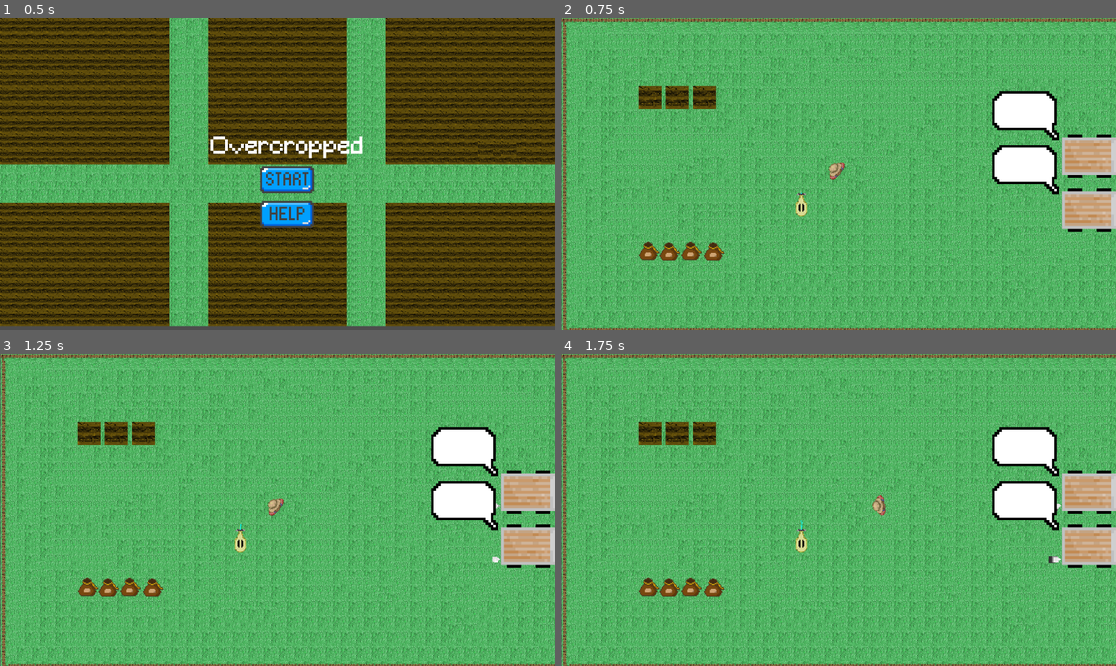
Above: before the commit, frames 1-4 (two rows, left to right).
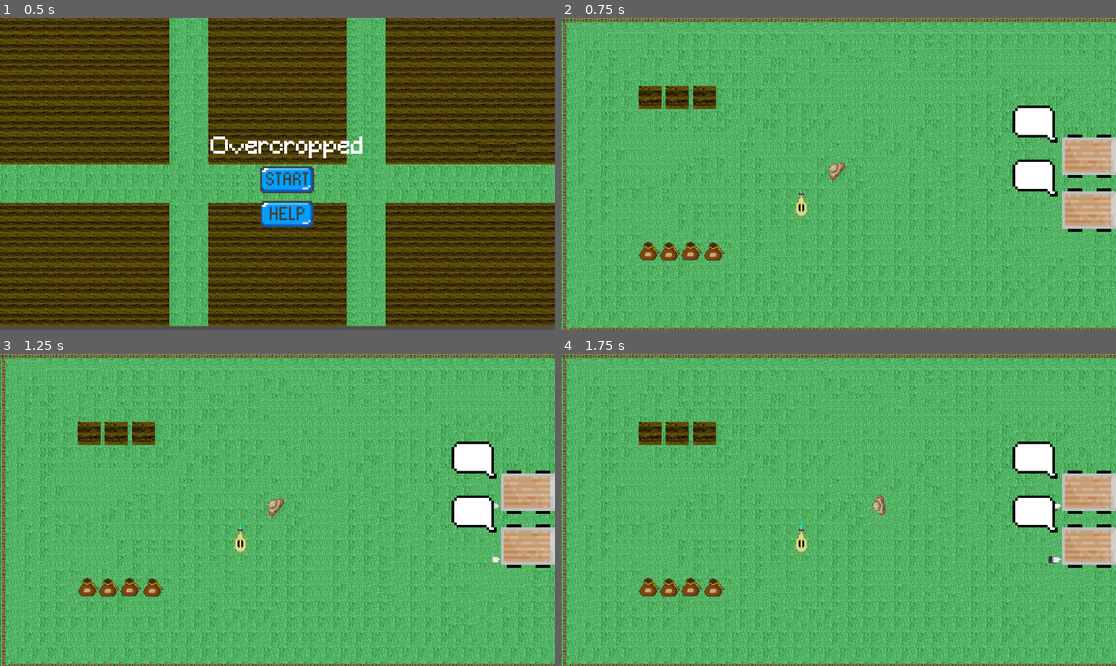
Above: after the commit, the same moments.

Repository: Bratah123/NewYearNewSkillsJam
Game: Godot game, scene res://game/main_menu.tscn
Two runs of this game, one before a commit and one after it. Both use one fixed random seed, a clock stepped at 60 frames per second and the inputs below.
Inputs (mouse positions are in pixels of both pictures, inside the frame that each line leads up to):
- Up to frame 1 (0.5 s): no input
- Up to frame 2 (0.75 s): click (849, 180) at 0.5 s
- Up to frame 3 (1.25 s): no input
- Up to frame 4 (1.75 s): tap Enter at 1.25 s; move the mouse to (960, 494) at 1.27 s; hold D (right) from 1.28 s (still down); click (960, 494) at 1.35 s

Frame 1 is identical in both runs. In frame 2, 2.4% of the frame differs, in the area x 77-90%, y 23-58%; in frame 3, 2.4%; in frame 4, 2.4%.

Commit message:
TWEAK: Text bubble design

Diff:
--- a/game/truck.tscn
+++ b/game/truck.tscn
@@ -54,7 +54,7 @@
 shape = SubResource("RectangleShape2D_ia4ro")
 
 [node name="TextBubbleSprite" type="Sprite2D" parent="."]
-position = Vector2(-26.1667, -11)
+position = Vector2(-23.3333, -10.1667)
 scale = Vector2(0.861979, 0.846354)
 texture = ExtResource("2_pf5iv")
 
Not shown, added: assets/corn_stalk.png.import
Binary file changed: assets/text_bubble.png
Not shown, changed: assets/piskel/text_bubble.piskel
